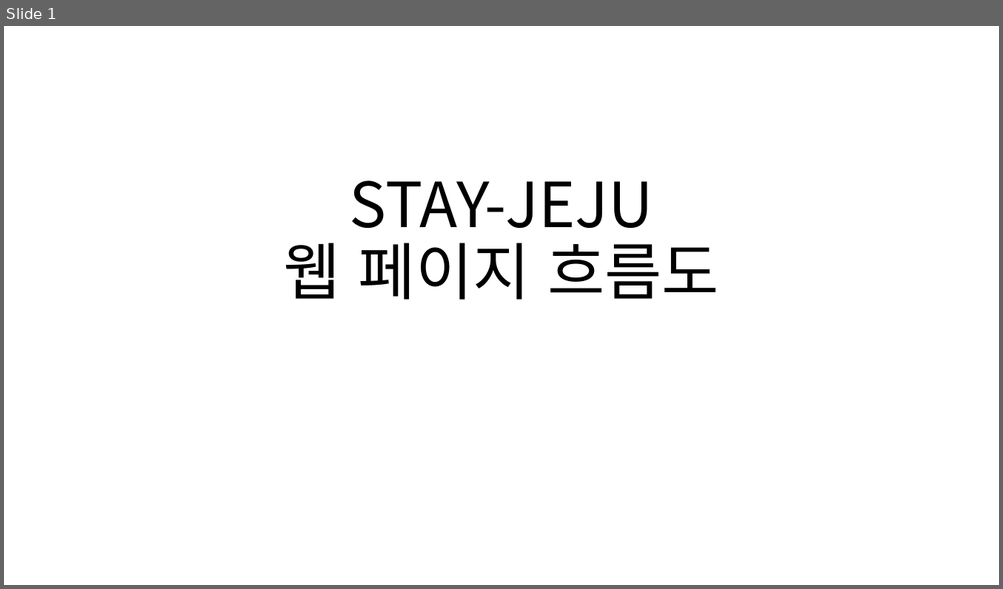
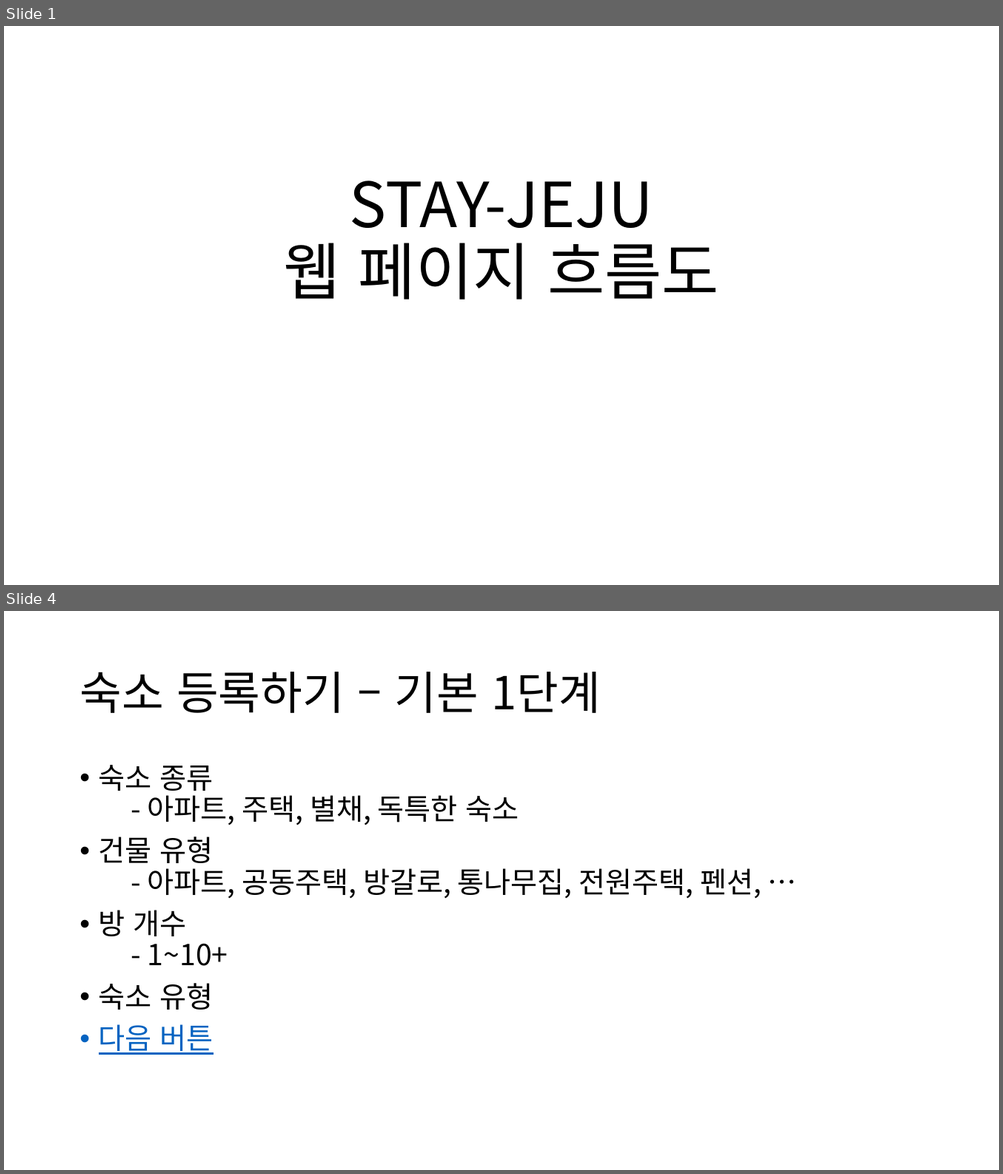
Before and after one commit to chyoojun/stay-jeju, a slide deck: doc/웹 페이지 흐름도.pptx. Shown one above the other, each under a label of ours: slide 1 before the commit, slides 1 and 4 after it; the slides between them are not shown. The pictures are 1003x589 and 1003x1174 pixels, drawn with LibreOffice and Linux fonts; fonts in the diff are those of the drawing. Boxes give left, top, right and bottom in pixels: in the first picture for what was removed or moved away, otherwise in the second. Text is boxed around its words. In the diff, an @@ line names an element or a change of style, - is before the commit and + after.

```diff
--- a/doc/웹 페이지 흐름도.pptx
+++ b/doc/웹 페이지 흐름도.pptx
@@ slide 4 added at (4, 611, 999, 1170), background #FFFFFF @@
@@ title added at (79, 672, 600, 713), 44 pt, text #000000 @@
+숙소 등록하기 – 기본 1단계
@@ text added at (99, 765, 761, 1055), 28 pt, text #000000 @@
+• 숙소 종류
+  - 아파트, 주택, 별채, 독특한 숙소
+• 건물 유형
+  - 아파트, 공동주택, 방갈로, 통나무집, 전원주택, 펜션, …
+• 방 개수
+  - 1~10+
+• 숙소 유형
+• 다음 버튼
```
Also in this commit, not shown: 14 other slides added, 1 slide removed.
